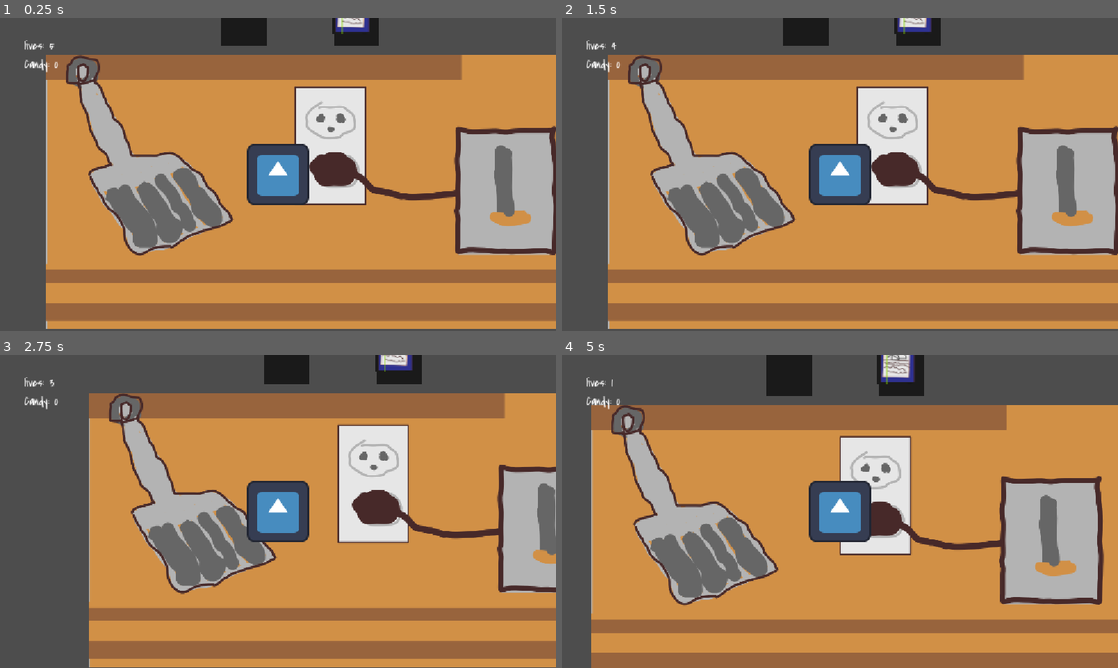
Above: before the commit, frames 1-4 (two rows, left to right).
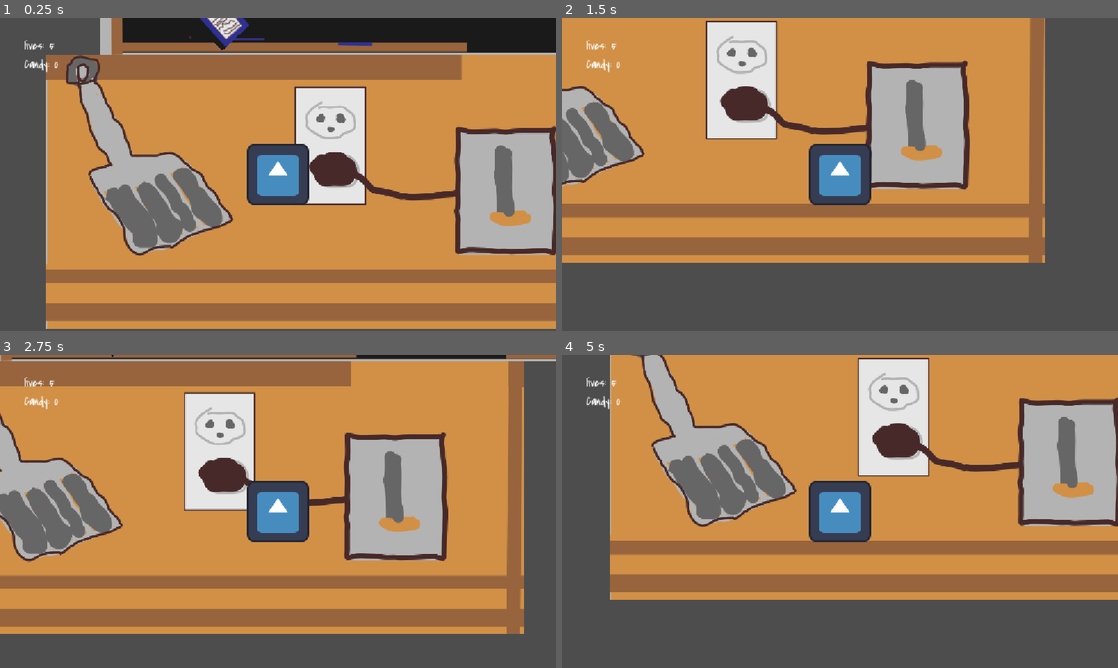
Above: after the commit, the same moments.

Repository: lmg-crono/group-project-final
Game: Godot game, scene res://node_2d.tscn
The game is run twice, just before and just after one commit, with the same random seed, the same clock (stepped at 60 frames per second) and the same inputs. The engine's default icon, where the game draws it, is replaced by a stand-in: a white triangle on a blue panel in a dark square.
Inputs:
- Up to frame 1 (0.25 s): no input
- Up to frame 2 (1.5 s): hold Right (walk_right) from 0.53 s (still down); tap Space (jump) at 0.77 s
- Up to frame 3 (2.75 s): tap Space (jump) at 1.52 s; release Right (walk_right) at 2.03 s; hold Left (walk_left) from 2.03 s (still down)
- Up to frame 4 (5 s): release Left (walk_left) at 2.78 s; hold Right (walk_right) 2.78-4.28 s; tap Space (jump) at 3.02, 3.77, 4.52 s; hold Left (walk_left) from 4.28 s (still down)

The runs differ from the first frame. In frame 1, 9.0% of the frame differs, in the area x 18-100%, y 0-12%; in frame 2, 76%, in the area x 0-100%, y 0-100%; in frame 3, 69%; in frame 4, 74%.

Commit message:
Added a bunch

Diff:
--- a/fall_detector.gd
+++ b/fall_detector.gd
@@ -8,3 +8,6 @@
 func _on_body_entered(body: Node2D) -> void:
 	Global.lives -=1
 	get_tree().reload_current_scene.call_deferred()
+
+
+@export var push_force = 600
--- a/node_2d.tscn
+++ b/node_2d.tscn
@@ -1,24 +1,22 @@
 [gd_scene format=3 uid="uid://23v3qmn8qmk5"]
 
 [ext_resource type="Texture2D" uid="uid://bq67suxlhnhaq" path="res://icon.svg" id="1_0e48y"]
-[ext_resource type="Texture2D" uid="uid://dlc77h80oimos" path="res://Screenshot_2026-07-22_10-53-17.png" id="1_0h7mo"]
 [ext_resource type="Texture2D" uid="uid://6hifvwxkgjmu" path="res://Screenshot_2026-07-21_16-35-06.png" id="1_4d7sh"]
 [ext_resource type="Texture2D" uid="uid://c6av0qemekvrg" path="res://Screenshot_2026-07-22_09-02-36.png" id="1_ir8iy"]
 [ext_resource type="Texture2D" uid="uid://b08sk0n8x6y6o" path="res://Screenshot_2026-07-21_13-50-18.png" id="1_kdubu"]
 [ext_resource type="PackedScene" uid="uid://by174dfaqu7wt" path="res://character_body_2d.tscn" id="2_0e48y"]
-[ext_resource type="Texture2D" uid="uid://b3xnv4rf6i721" path="res://Screenshot_2026-07-22_10-53-28.png" id="2_nr8wp"]
 [ext_resource type="Script" uid="uid://clv217yn0xyd1" path="res://fall_detector.gd" id="3_epypp"]
+[ext_resource type="Texture2D" uid="uid://bmdrwcwp257s5" path="res://Screenshot_2026-07-22_10-53-45.png" id="4_0h7mo"]
 [ext_resource type="Script" uid="uid://blj0pu76ijjty" path="res://lives_lable.gd" id="4_0hol4"]
 [ext_resource type="PackedScene" uid="uid://doaa0s0jv6gt3" path="res://candy_pickup.tscn" id="5_q6r6c"]
 [ext_resource type="FontFile" uid="uid://b3m1lr6h2sl0t" path="res://CoveredByYourGrace-Regular.ttf" id="5_rj586"]
-[ext_resource type="Texture2D" uid="uid://bmdrwcwp257s5" path="res://Screenshot_2026-07-22_10-53-45.png" id="6_d2bti"]
 [ext_resource type="Script" uid="uid://chj3ifnoy0hrf" path="res://collectible_label.gd" id="6_d21ai"]
-
-[sub_resource type="RectangleShape2D" id="RectangleShape2D_8cre8"]
-size = Vector2(61, 136)
+[ext_resource type="PackedScene" uid="uid://cp8q1nskp7j1c" path="res://rigid_body_2d_2.tscn" id="13_0h7mo"]
+[ext_resource type="Texture2D" uid="uid://dwrhwmdpy7r6x" path="res://Screenshot_2026-07-22_12-47-51.png" id="13_nr8wp"]
+[ext_resource type="Texture2D" uid="uid://b44dmxebqklhp" path="res://Screenshot_2026-07-22_12-49-28.png" id="14_d2bti"]
 
 [sub_resource type="RectangleShape2D" id="RectangleShape2D_fwou7"]
-size = Vector2(22.115395, 104.704216)
+size = Vector2(28.068527, 342.40237)
 
 [sub_resource type="RectangleShape2D" id="RectangleShape2D_yy3is"]
 size = Vector2(369.18054, 76.0625)
@@ -45,60 +43,53 @@
 size = Vector2(397, 26)
 
 [sub_resource type="RectangleShape2D" id="RectangleShape2D_0arap"]
-size = Vector2(33.5, 744)
+size = Vector2(50.25, 349.5)
 
 [sub_resource type="RectangleShape2D" id="RectangleShape2D_gjg0o"]
 size = Vector2(764, 20)
 
+[sub_resource type="RectangleShape2D" id="RectangleShape2D_iehjd"]
+size = Vector2(1274, 11)
+
+[sub_resource type="RectangleShape2D" id="RectangleShape2D_8cre8"]
+size = Vector2(40, 364.5)
+
 [node name="Main" type="Node2D" unique_id=242556052]
 
-[node name="Screenshot20260722105317" type="Sprite2D" parent="." unique_id=1794367295]
-position = Vector2(-823, -214)
-texture = ExtResource("1_0h7mo")
-
-[node name="RigidBody2D" type="RigidBody2D" parent="Screenshot20260722105317" unique_id=1996034066]
-
-[node name="CollisionShape2D" type="CollisionShape2D" parent="Screenshot20260722105317/RigidBody2D" unique_id=175991824]
-position = Vector2(-1, -2)
-shape = SubResource("RectangleShape2D_8cre8")
-
-[node name="Screenshot20260722105328" type="Sprite2D" parent="." unique_id=1391910451]
-z_index = 1
-position = Vector2(250.00002, -234)
-scale = Vector2(2.1666663, 1.805085)
-texture = ExtResource("2_nr8wp")
-
-[node name="RigidBody2D" type="RigidBody2D" parent="Screenshot20260722105328" unique_id=1257760184]
-
-[node name="CollisionShape2D" type="CollisionShape2D" parent="Screenshot20260722105328/RigidBody2D" unique_id=1409312060]
-position = Vector2(1.0576935, -2.2159882)
-scale = Vector2(0.9999997, 1)
+[node name="Level 3" type="Sprite2D" parent="." unique_id=1615782346]
+position = Vector2(19, -622)
+scale = Vector2(2.269139, 1.3989071)
+texture = ExtResource("1_ir8iy")
+
+[node name="StaticBody2D" type="StaticBody2D" parent="Level 3" unique_id=371736859]
+
+[node name="CollisionShape2D" type="CollisionShape2D" parent="Level 3/StaticBody2D" unique_id=349795426]
+position = Vector2(406.7622, -45.035156)
 shape = SubResource("RectangleShape2D_fwou7")
 
-[node name="Screenshot20260722090236" type="Sprite2D" parent="." unique_id=1615782346]
-position = Vector2(336.00012, -601)
-scale = Vector2(1.5095694, 1.3989071)
-texture = ExtResource("1_ir8iy")
-
-[node name="Screenshot20260721163506" type="Sprite2D" parent="." unique_id=1670559714]
-visible = false
+[node name="Level 2" type="Sprite2D" parent="." unique_id=1670559714]
 position = Vector2(395, -264)
 scale = Vector2(1.3450705, 1.1693549)
 texture = ExtResource("1_4d7sh")
 
-[node name="Screenshot20260721135018" type="Sprite2D" parent="." unique_id=1721763241]
+[node name="Old box blocker 1" type="Sprite2D" parent="Level 2" unique_id=1157184542]
+position = Vector2(-274.52094, -1.9241228)
+scale = Vector2(2.1560209, 3.1303523)
+texture = ExtResource("4_0h7mo")
+
+[node name="Old box blocker 2" type="Sprite2D" parent="Level 2/Old box blocker 1" unique_id=120676264]
+position = Vector2(81.81033, 11.61045)
+scale = Vector2(0.68996954, 0.76728517)
+texture = ExtResource("4_0h7mo")
+
+[node name="Old box blocker 2" type="Sprite2D" parent="Level 2/Old box blocker 1/Old box blocker 2" unique_id=506204266]
+position = Vector2(189.91344, -17.430382)
+scale = Vector2(5.4759803, 0.79932564)
+texture = ExtResource("4_0h7mo")
+
+[node name="Level 1" type="Sprite2D" parent="." unique_id=1721763241]
 position = Vector2(225, 199)
 texture = ExtResource("1_kdubu")
-
-[node name="Screenshot20260722105345" type="Sprite2D" parent="." unique_id=774089304]
-position = Vector2(25, -273)
-scale = Vector2(2.0944445, 4.2067904)
-texture = ExtResource("6_d2bti")
-
-[node name="Screenshot20260722105345" type="Sprite2D" parent="Screenshot20260722105345" unique_id=75011999]
-position = Vector2(111.72413, 10.459278)
-scale = Vector2(0.97984457, 0.7450216)
-texture = ExtResource("6_d2bti")
 
 [node name="Icon2" type="Sprite2D" parent="." unique_id=1914082988]
 position = Vector2(634.99994, 762)
@@ -231,7 +222,7 @@
 script = ExtResource("6_d21ai")
 
 [node name="Candy Pickup" parent="." unique_id=891364660 instance=ExtResource("5_q6r6c")]
-position = Vector2(-1395, -366)
+position = Vector2(-1526, -498)
 
 [node name="StaticBody2D" type="StaticBody2D" parent="." unique_id=200933981]
 
@@ -258,11 +249,11 @@
 [node name="StaticBody2D4" type="StaticBody2D" parent="." unique_id=1234731217]
 
 [node name="CollisionShape2D2" type="CollisionShape2D" parent="StaticBody2D4" unique_id=1307439599]
-position = Vector2(953, -292)
+position = Vector2(938.125, -280.25)
 shape = SubResource("RectangleShape2D_0arap")
 
 [node name="CollisionShape2D" type="CollisionShape2D" parent="StaticBody2D4" unique_id=1521572902]
-position = Vector2(-270.25, -471)
+position = Vector2(-243.25, -285.5)
 shape = SubResource("RectangleShape2D_0arap")
 
 [node name="StaticBody2D5" type="StaticBody2D" parent="." unique_id=728103113]
@@ -272,4 +263,37 @@
 rotation = -0.116937056
 shape = SubResource("RectangleShape2D_gjg0o")
 
+[node name="Block body 1" parent="." unique_id=193630194 instance=ExtResource("13_0h7mo")]
+position = Vector2(-60, -226.99998)
+rotation = -0.7487463
+scale = Vector2(1.2, 1.2)
+script = null
+
+[node name="StaticBody2D6" type="StaticBody2D" parent="." unique_id=255279753]
+
+[node name="CollisionShape2D" type="CollisionShape2D" parent="StaticBody2D6" unique_id=248112165]
+position = Vector2(-270, -546)
+shape = SubResource("RectangleShape2D_iehjd")
+
+[node name="StaticBody2D7" type="StaticBody2D" parent="." unique_id=2039687911]
+
+[node name="CollisionShape2D" type="CollisionShape2D" parent="StaticBody2D7" unique_id=428683370]
+position = Vector2(-49, -742.25)
+shape = SubResource("RectangleShape2D_8cre8")
+
+[node name="SECRET AREA COVER" type="Sprite2D" parent="." unique_id=1352315889]
+position = Vector2(-47.25, -636)
+scale = Vector2(1.7, 1.9012344)
+texture = ExtResource("4_0h7mo")
+
+[node name="Screenshot20260722124751" type="Sprite2D" parent="." unique_id=717601721]
+position = Vector2(-45, -646)
+scale = Vector2(1.3333334, 1.4629629)
+texture = ExtResource("13_nr8wp")
+
+[node name="Screenshot20260722124928" type="Sprite2D" parent="." unique_id=1528978648]
+position = Vector2(198.56247, -681)
+scale = Vector2(1.5322055, 0.9)
+texture = ExtResource("14_d2bti")
+
 [connection signal="body_entered" from="Fall Detector" to="Fall Detector" method="_on_body_entered"]
--- /dev/null
+++ b/rigid_body_2d.gd
@@ -0,0 +1,8 @@
+extends RigidBody2D
+@export var push_force = 600
+func _on_body_entered(body: Node) -> void:
+	if body.name == "CharacterBody2D":
+		var push_direction = Vector2.RIGHT
+		if global_position.x < body.global.position.x:
+			push_direction = Vector2.LEFT
+		apply_force(push_force * push_direction)
--- /dev/null
+++ b/rigid_body_2d.tscn
@@ -0,0 +1,23 @@
+[gd_scene format=3 uid="uid://c10rax251r6un"]
+
+[ext_resource type="Script" uid="uid://cq0bqwuay5adt" path="res://rigid_body_2d.gd" id="1_jiowd"]
+[ext_resource type="Texture2D" uid="uid://b3xnv4rf6i721" path="res://Screenshot_2026-07-22_10-53-28.png" id="1_wltir"]
+
+[sub_resource type="RectangleShape2D" id="RectangleShape2D_fwou7"]
+size = Vector2(63.00002, 201)
+
+[node name="RigidBody2D" type="RigidBody2D" unique_id=346535021]
+script = ExtResource("1_jiowd")
+
+[node name="CollisionShape2D" type="CollisionShape2D" parent="." unique_id=381892106]
+position = Vector2(21.499985, 7.5)
+scale = Vector2(0.9999997, 1)
+shape = SubResource("RectangleShape2D_fwou7")
+
+[node name="Screenshot20260722105328" type="Sprite2D" parent="." unique_id=1839129093]
+z_index = 1
+position = Vector2(29.999992, 14.999998)
+scale = Vector2(2.0064096, 1.7796609)
+texture = ExtResource("1_wltir")
+
+[connection signal="body_entered" from="." to="." method="_on_body_entered"]
--- /dev/null
+++ b/rigid_body_2d_2.gd
@@ -0,0 +1,8 @@
+extends RigidBody2D
+@export var push_force = 600
+func _on_body_entered(body: Node) -> void:
+	if body.name == "CharacterBody2D":
+		var push_direction = Vector2.RIGHT
+		if global_position.x < body.global.position.x:
+			push_direction = Vector2.LEFT
+		apply_force(push_force * push_direction)
--- /dev/null
+++ b/rigid_body_2d_2.tscn
@@ -0,0 +1,23 @@
+[gd_scene format=3 uid="uid://cp8q1nskp7j1c"]
+
+[ext_resource type="Texture2D" uid="uid://dlc77h80oimos" path="res://Screenshot_2026-07-22_10-53-17.png" id="1_brn40"]
+[ext_resource type="Script" uid="uid://d2r2vwlsho5md" path="res://rigid_body_2d_2.gd" id="1_xr0ua"]
+
+[sub_resource type="RectangleShape2D" id="RectangleShape2D_8cre8"]
+size = Vector2(92, 259)
+
+[node name="RigidBody2D2" type="RigidBody2D" unique_id=193630194]
+script = ExtResource("1_xr0ua")
+
+[node name="CollisionShape2D" type="CollisionShape2D" parent="." unique_id=725574164]
+position = Vector2(2, -38.499985)
+scale = Vector2(0.99999994, 0.99999994)
+shape = SubResource("RectangleShape2D_8cre8")
+
+[node name="Screenshot20260722105317" type="Sprite2D" parent="." unique_id=750198928]
+z_index = 5
+position = Vector2(2, -32.999996)
+scale = Vector2(1.2676057, 1.6626507)
+texture = ExtResource("1_brn40")
+
+[connection signal="body_entered" from="." to="." method="_on_body_entered"]
Binary file added: Screenshot_2026-07-22_12-47-51.png
Not shown, added: Screenshot_2026-07-22_12-47-51.png.import
Binary file added: Screenshot_2026-07-22_12-49-28.png
Not shown, added: Screenshot_2026-07-22_12-49-28.png.import
Not shown, added: rigid_body_2d.gd.uid
Not shown, added: rigid_body_2d_2.gd.uid
